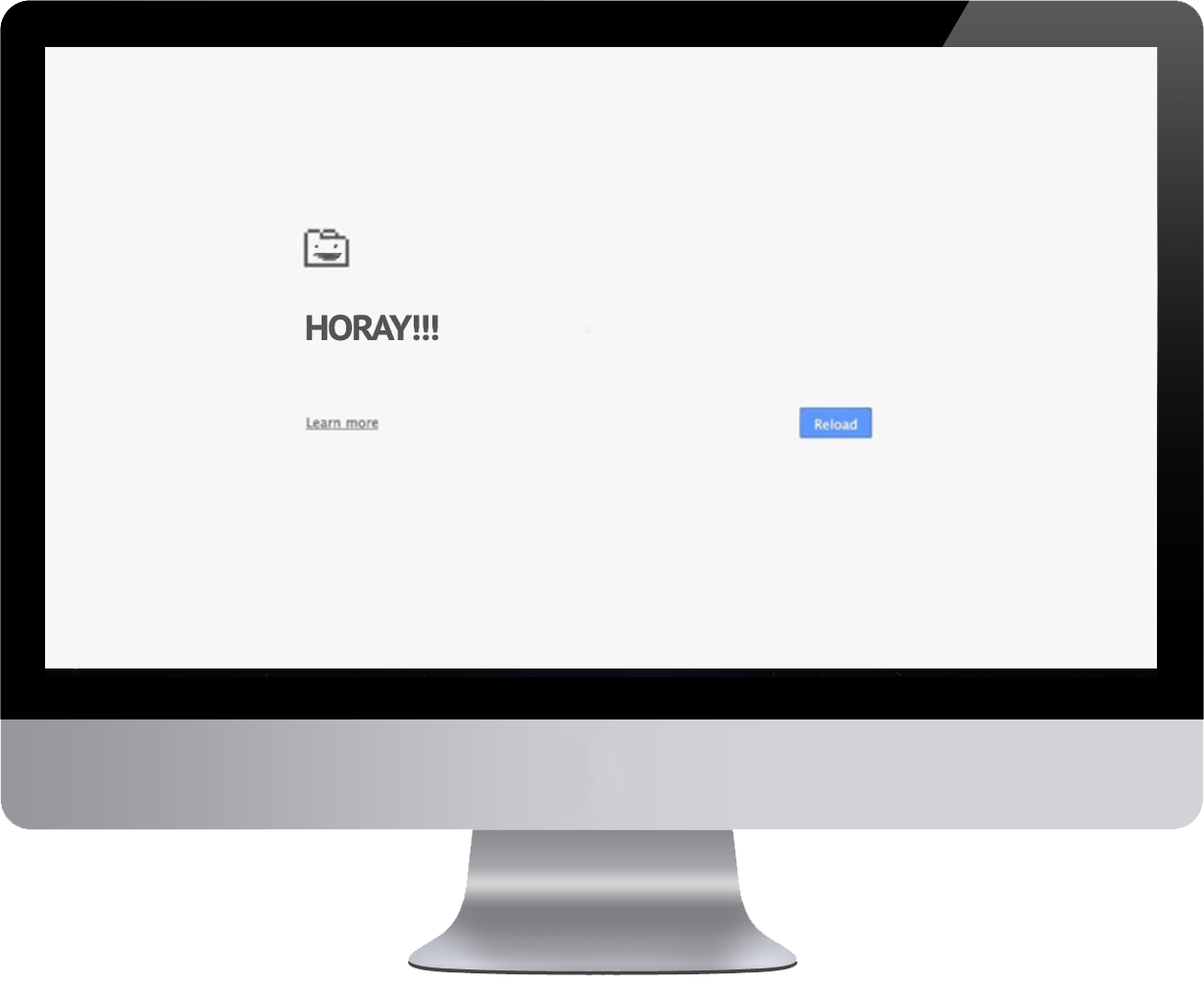
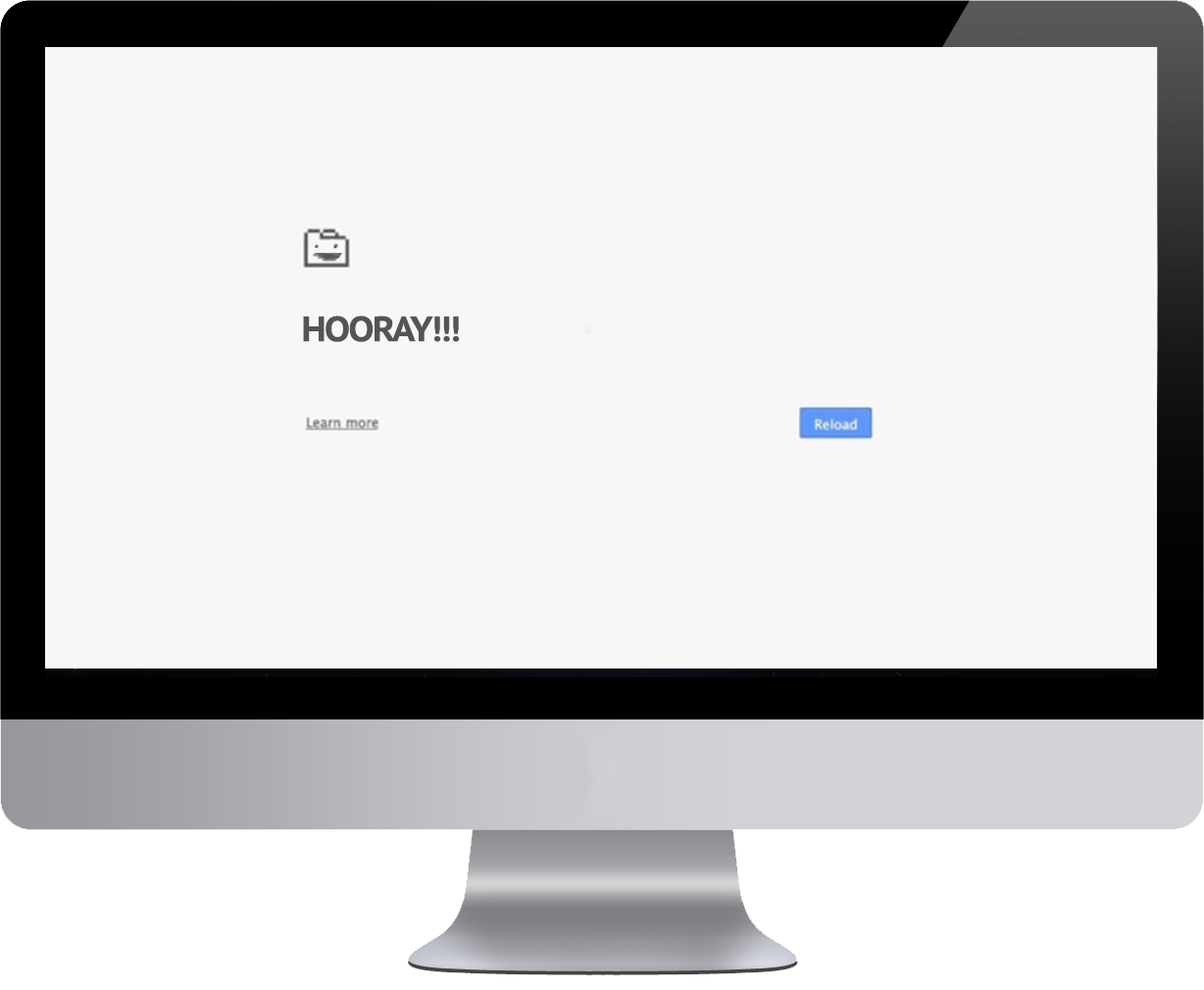
Two versions of the same layered image (w=1204, h=990). Layer-by-layer changes:
removed layer "HORAY!!!" over [305, 314, 440, 342]
added layer "HOORAY!!!" above "Background" over [302, 315, 460, 343]
